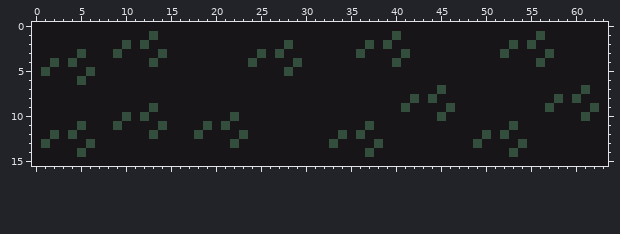
File history of a pixel-art sprite, graphics/images/plant/grass.png. Above: the version before the commit.
The file is 128x32 pixels, drawn in blocks of 2x2; one block is one cell here.
And afterwards:
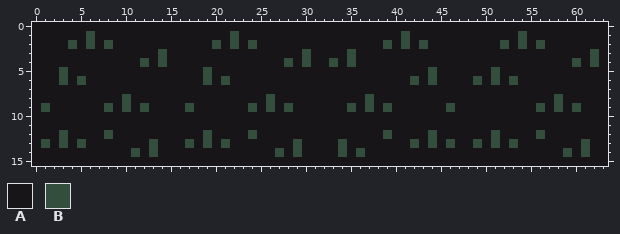
Palette (. is transparent): A #171517  B #344e3e
The exact change:
Changed rows in their new state; - is an unchanged pixel.
first column x 1:
 1 -----B------A--------B-----------------AB------------B-A------
 2 ---B-B-B-A-A-------B-B-B---A--------A---B-B--------BABAB------
 3 ----A---A---------------A-A--B----BA----A----------A----A----B
 4 -A-A-------BAB---------A---BAB--B-B----A---------------A---B-B
 5 A-B--A------------B--------A---------------B------B-----------
 6 --B---------------B-B--------------------B-B----B-B-B---------
 7 --------------------------------------------A---------------A-
 8 ---------B---------------B----------B----A-A---------------A--
 9 B------B-B-BA---B------B-B-B------B-B-B-A--------------BAB-B-A
10 ---------A-A---------A----------------------A---------------A-
11 ----A---A----A----A-A---------------A---------------A---------
12 -ABA---B----A----AB---AB---------A-A--B----B-----ABA---B------
13 --B-BA------B---B-B-BA------B---AB---A---B-B-B----B-BA------B-
14 ----A-----B-B-------------B-B----B-BA---------------A-----B-B-
